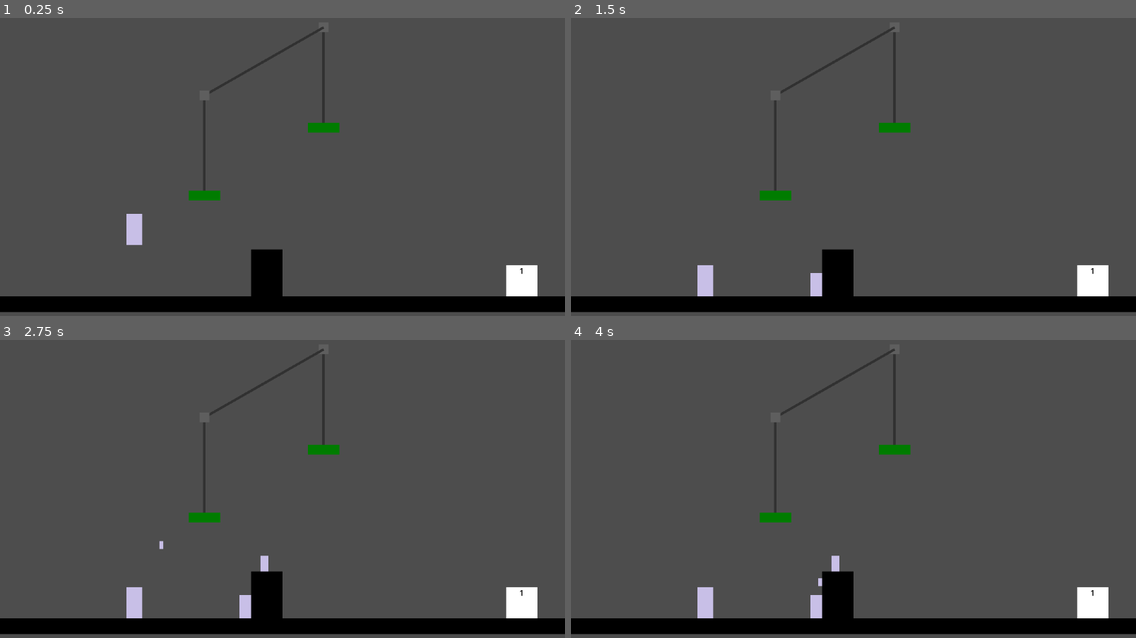
Above: before the commit, frames 1-4 (two rows, left to right).
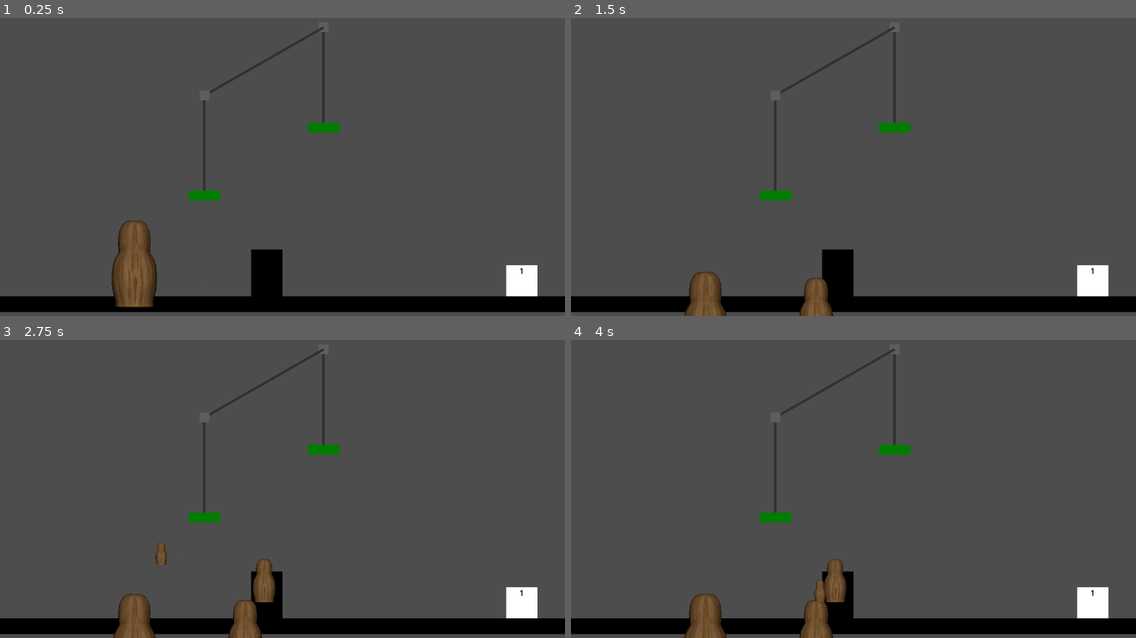
Above: after the commit, the same moments.

Repository: SethHDavis99/GMTK2024
Game: Godot game, scene res://levels/main.tscn
Same seed, same stepped clock (60 frames per second), same inputs: the game is played once before the commit and once after it.
Inputs (mouse positions are in pixels of both pictures, inside the frame that each line leads up to):
- Up to frame 1 (0.25 s): no input
- Up to frame 2 (1.5 s): move the mouse to (706, 277) at 0.52 s; hold Space (pop) 0.53-1.28 s; hold D (move_right) from 0.53 s (still down); tap W (jump) at 0.77 s; move the mouse to (808, 265) at 1.27 s; click (808, 265) at 1.35 s
- Up to frame 3 (2.75 s): tap W (jump) at 1.52 s; tap Space (pop) at 1.55 s; move the mouse to (259, 563) at 2.02 s; release D (move_right) at 2.03 s; hold A (move_left) from 2.03 s (still down); hold Space (pop) from 2.03 s (still down)
- Up to frame 4 (4 s): move the mouse to (729, 548) at 2.77 s; release A (move_left) at 2.78 s; release Space (pop) at 2.78 s; hold D (move_right) from 2.78 s (still down); tap Space (pop) at 2.85, 3.8 s; tap W (jump) at 3.02, 3.77 s; move the mouse to (1023, 527) at 3.52 s; press the mouse at (1023, 527) at 3.53 s

The runs differ from the first frame. In frame 1, 2.0% of the frame differs, in the area x 19-36%, y 65-98%; in frame 2, 1.5%; in frame 3, 2.1%, in the area x 20-49%, y 67-100%; in frame 4, 2.1%.

Commit message:
Added R_Walk

Diff:
--- a/objects/player.tscn
+++ b/objects/player.tscn
@@ -16,6 +16,7 @@
 [node name="AnimatedSprite2D" type="AnimatedSprite2D" parent="."]
 position = Vector2(0, -32)
 sprite_frames = ExtResource("1_01bsf")
+animation = &"R_Walk"
 
 [node name="CollisionShape2D" type="CollisionShape2D" parent="."]
 position = Vector2(0, -32)
--- a/sprites/player_anim.tres
+++ b/sprites/player_anim.tres
@@ -1,9 +1,64 @@
-[gd_resource type="SpriteFrames" load_steps=2 format=3 uid="uid://bstl8yolb5enr"]
+[gd_resource type="SpriteFrames" load_steps=10 format=3 uid="uid://bstl8yolb5enr"]
 
 [ext_resource type="Texture2D" uid="uid://bdjwr2nuywpq7" path="res://sprites/player.png" id="1_c1icr"]
+[ext_resource type="Texture2D" uid="uid://qyg70w8c7j7c" path="res://animation/R_Walk.png" id="1_wi1cb"]
+
+[sub_resource type="AtlasTexture" id="AtlasTexture_1n1w6"]
+atlas = ExtResource("1_wi1cb")
+region = Rect2(0, 0, 320, 320)
+
+[sub_resource type="AtlasTexture" id="AtlasTexture_4wxcy"]
+atlas = ExtResource("1_wi1cb")
+region = Rect2(320, 0, 320, 320)
+
+[sub_resource type="AtlasTexture" id="AtlasTexture_256ex"]
+atlas = ExtResource("1_wi1cb")
+region = Rect2(640, 0, 320, 320)
+
+[sub_resource type="AtlasTexture" id="AtlasTexture_yj0gq"]
+atlas = ExtResource("1_wi1cb")
+region = Rect2(960, 0, 320, 320)
+
+[sub_resource type="AtlasTexture" id="AtlasTexture_50utg"]
+atlas = ExtResource("1_wi1cb")
+region = Rect2(1280, 0, 320, 320)
+
+[sub_resource type="AtlasTexture" id="AtlasTexture_6bi85"]
+atlas = ExtResource("1_wi1cb")
+region = Rect2(1600, 0, 320, 320)
+
+[sub_resource type="AtlasTexture" id="AtlasTexture_jpug6"]
+atlas = ExtResource("1_wi1cb")
+region = Rect2(1920, 0, 320, 320)
 
 [resource]
 animations = [{
+"frames": [{
+"duration": 1.0,
+"texture": SubResource("AtlasTexture_1n1w6")
+}, {
+"duration": 1.0,
+"texture": SubResource("AtlasTexture_4wxcy")
+}, {
+"duration": 1.0,
+"texture": SubResource("AtlasTexture_256ex")
+}, {
+"duration": 1.0,
+"texture": SubResource("AtlasTexture_yj0gq")
+}, {
+"duration": 1.0,
+"texture": SubResource("AtlasTexture_50utg")
+}, {
+"duration": 1.0,
+"texture": SubResource("AtlasTexture_6bi85")
+}, {
+"duration": 1.0,
+"texture": SubResource("AtlasTexture_jpug6")
+}],
+"loop": true,
+"name": &"R_Walk",
+"speed": 5.0
+}, {
 "frames": [{
 "duration": 1.0,
 "texture": ExtResource("1_c1icr")
Binary file removed: animation/F_Walk.png
Binary file added: animation/R_Walk.png
Not shown, changed: animation/R_Walk.png.import
